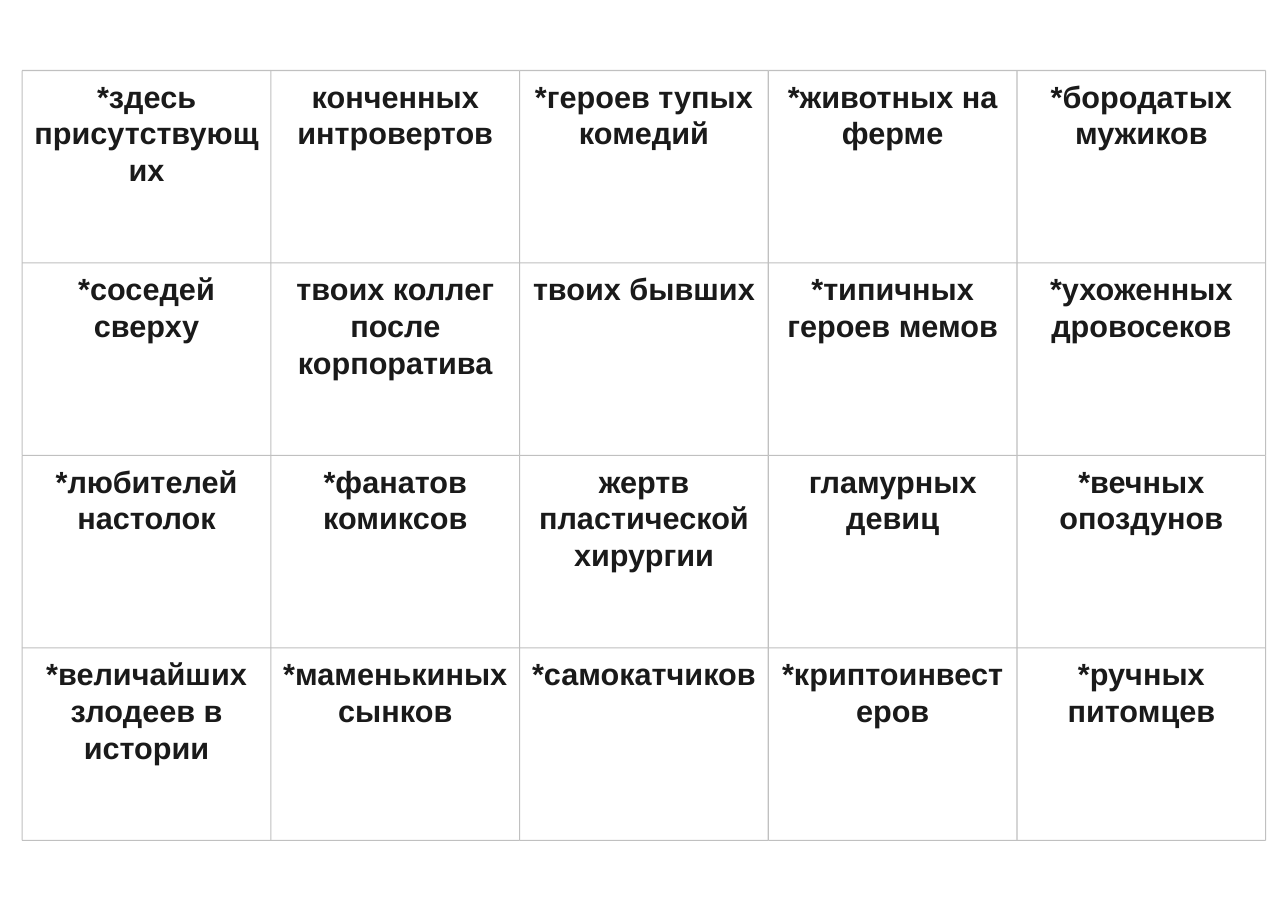
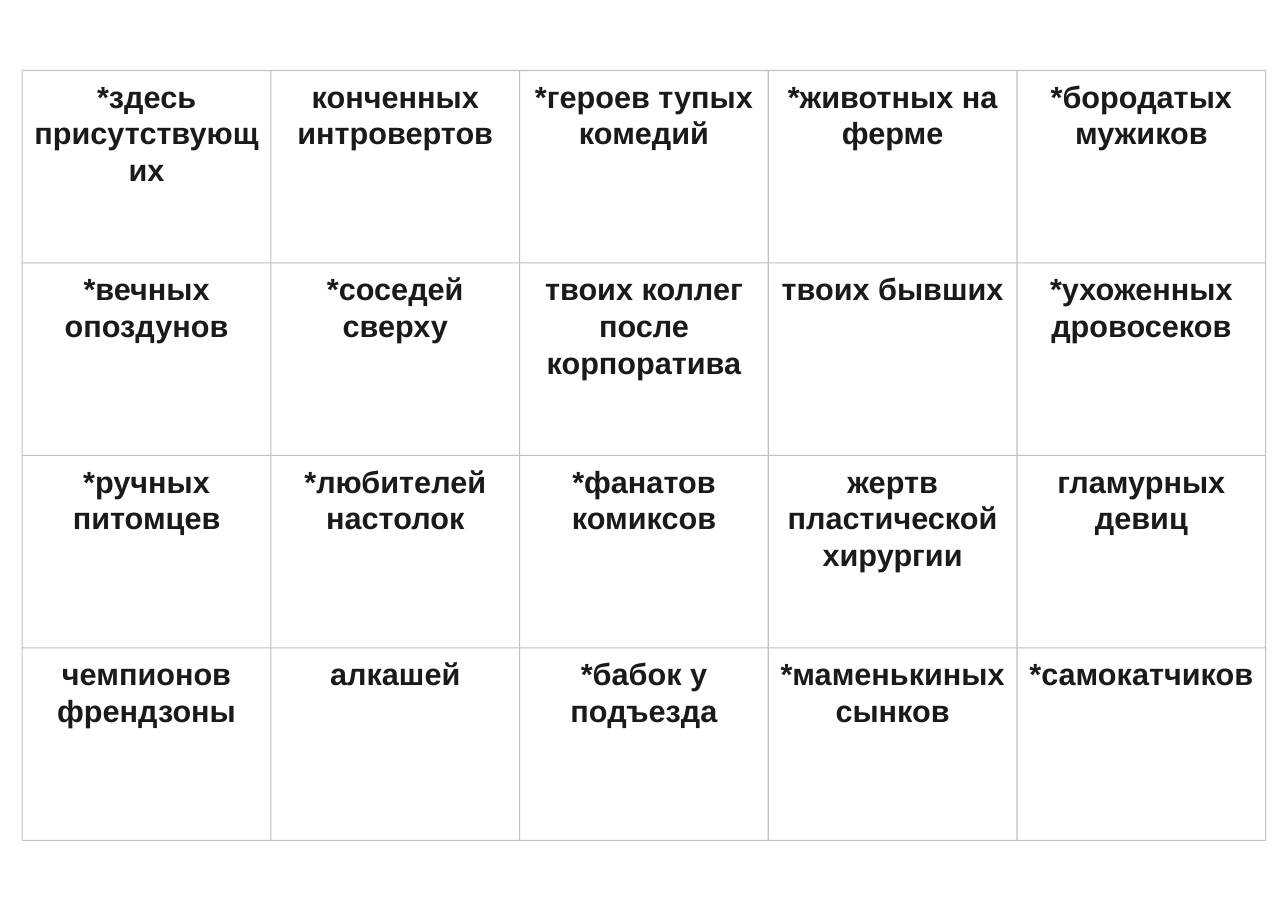
Before and after one commit to Tanion37/svet-moy-zerkalce, a slide deck: slide 2 of output/svet-moy-zerkalce-cards.pptx. Drawn at 1288x911 pixels with LibreOffice and Linux fonts; fonts in the diff are those of the drawing. Boxes give left, top, right and bottom in pixels: in the first picture for what was removed or moved away, otherwise in the second. Text is boxed around its words. In the diff, an @@ line names an element or a change of style, - is before the commit and + after.

```diff
--- a/output/svet-moy-zerkalce-cards.pptx
+++ b/output/svet-moy-zerkalce-cards.pptx
@@ text at [65,279,229,343]: text changed @@
-*соседей сверху
+*вечных опоздунов
@@ text at [327,277,464,343]: text changed @@
-твоих коллег после корпоратива
+*соседей сверху
@@ text at [545,283,743,379]: text changed @@
-твоих бывших
+твоих коллег после корпоратива
@@ text at [782,277,1003,301]: text changed @@
-*типичных героев мемов
+твоих бывших
@@ text at [73,472,221,535]: text changed @@
-*любителей настолок
+*ручных питомцев
@@ text at [304,470,486,530]: text changed @@
-*фанатов комиксов
+*любителей настолок
@@ text at [572,470,716,530]: text changed @@
-жертв пластической хирургии
+*фанатов комиксов
@@ text at [788,476,998,572]: text changed @@
-гламурных девиц
+жертв пластической хирургии
@@ text at [1057,476,1225,535]: text changed @@
-*вечных опоздунов
+гламурных девиц
@@ text at [57,668,236,728]: text changed @@
-*величайших злодеев в истории
+чемпионов френдзоны
@@ text at [330,662,460,686]: text changed @@
-*маменькиных сынков
+алкашей
@@ text at [570,662,717,728]: text changed @@
-*самокатчиков
+*бабок у подъезда
@@ text at [781,664,1005,723]: text changed @@
-*криптоинвестеров
+*маменькиных сынков
@@ text at [1029,664,1253,686]: text changed @@
-*ручных питомцев
+*самокатчиков
```
Also in this commit, not shown: 1 other slide changed, 7 other files.
